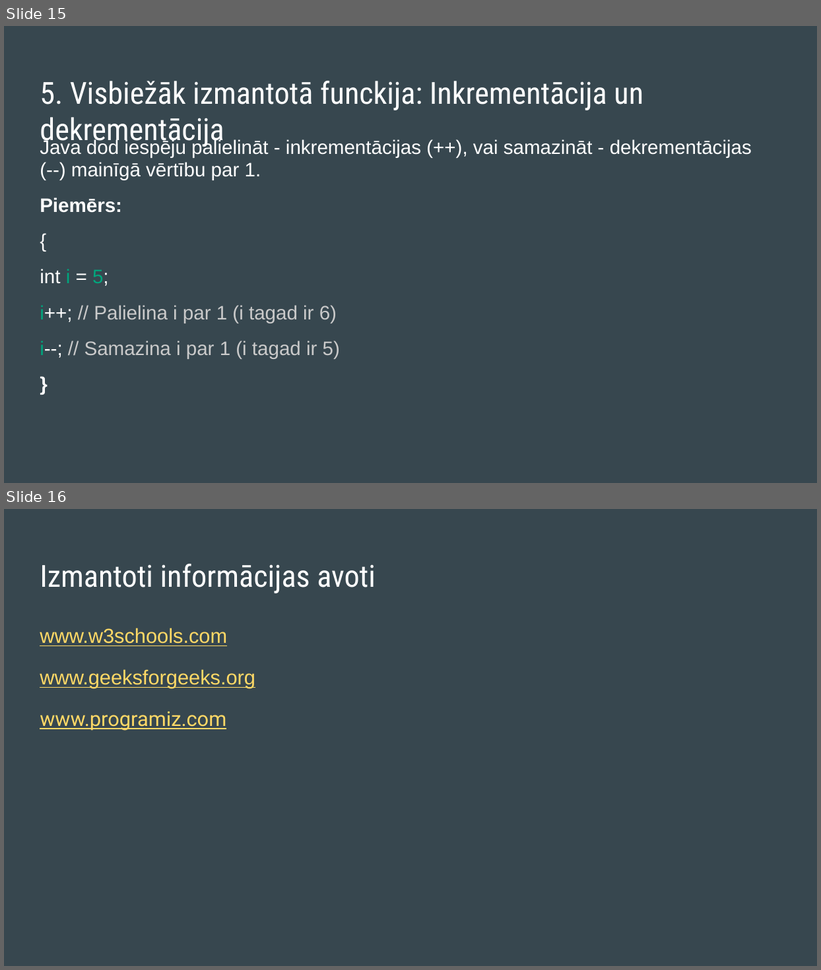
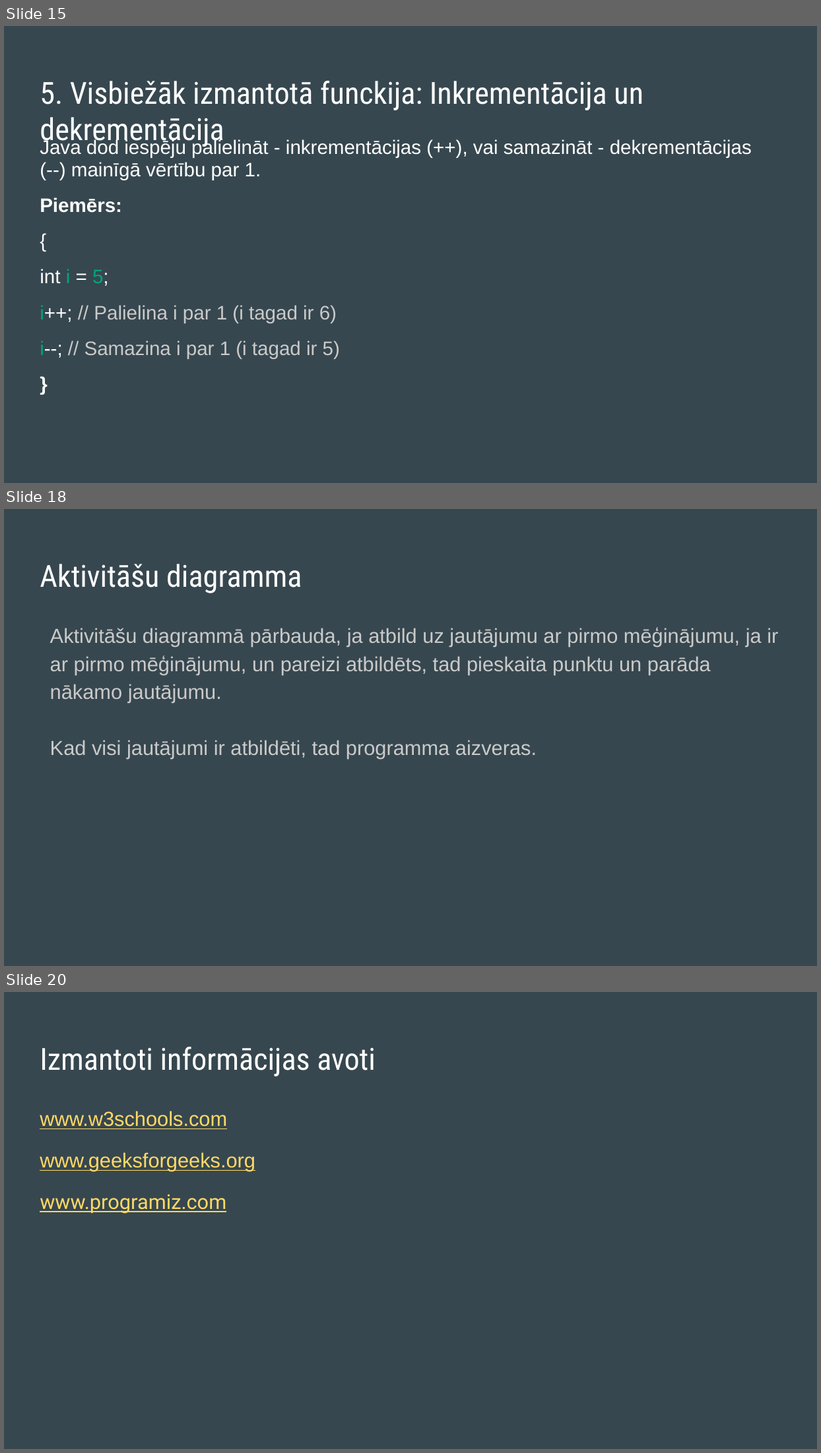
Before and after one commit to ztommm/Eksamens, a slide deck: Eksāmena Darbs.pptx. Shown one above the other, each under a label of ours: slides 15 and 16 before the commit, slides 15, 18 and 20 after it; the slides between them are not shown. The pictures are 821x970 and 821x1453 pixels, drawn with LibreOffice and Linux fonts; fonts in the diff are those of the drawing. Boxes give left, top, right and bottom in pixels: in the first picture for what was removed or moved away, otherwise in the second. Text is boxed around its words. In the diff, an @@ line names an element or a change of style, - is before the commit and + after.

Commit message:
Pievienotas UML diagrammas pie prezentācijas

```diff
--- a/Eksāmena Darbs.pptx
+++ b/Eksāmena Darbs.pptx
@@ slide 18 added at bbox=[4, 509, 817, 966], background #37474F @@
@@ title added at bbox=[40, 564, 302, 593], 27 pt, text #FFFFFF @@
+Aktivitāšu diagramma
@@ text added at bbox=[50, 627, 778, 759], 18 pt, text #CACACA @@
+Aktivitāšu diagrammā pārbauda, ja atbild uz jautājumu ar pirmo mēģinājumu, ja ir ar pirmo mēģinājumu, un pareizi atbildēts, tad pieskaita punktu un parāda nākamo jautājumu.
+Kad visi jautājumi ir atbildēti, tad programma aizveras.
@@ what was slide 16 is now slide 20 @@
```
Also in this commit, not shown: 3 other slides added, 1 other file.
